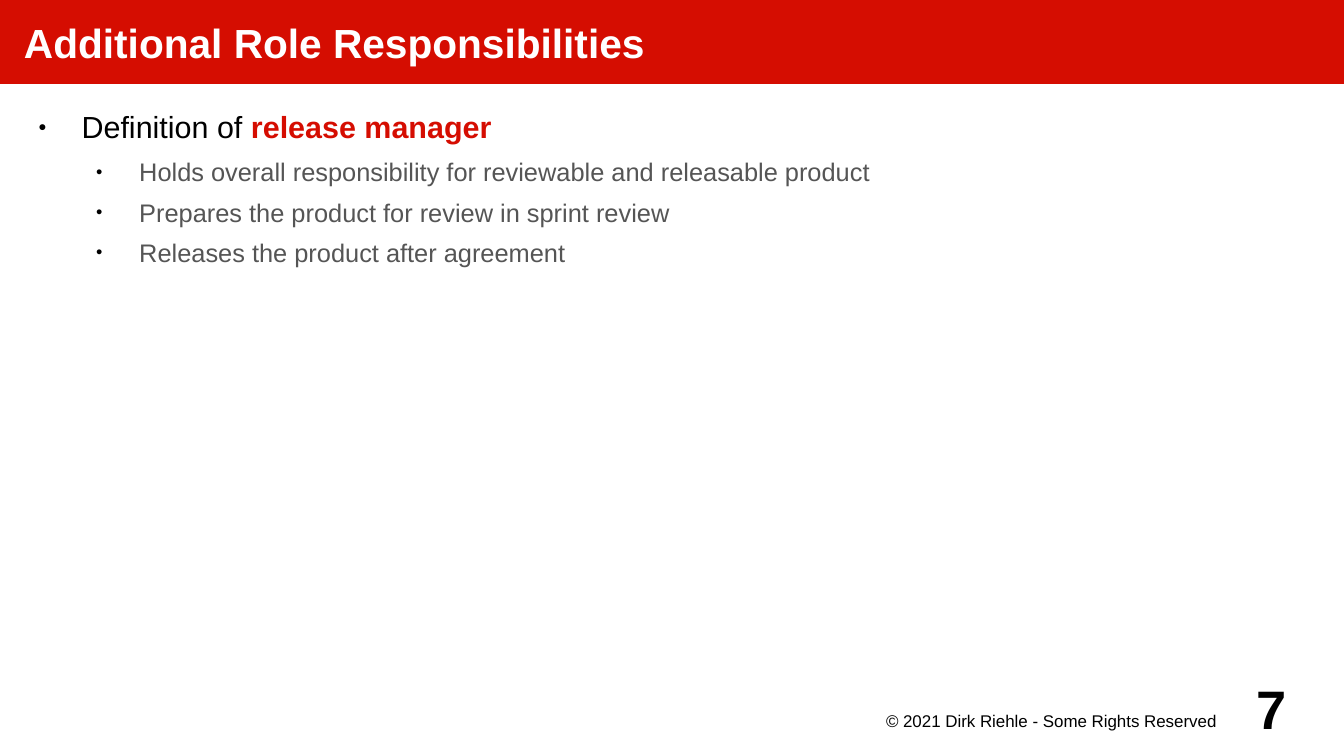
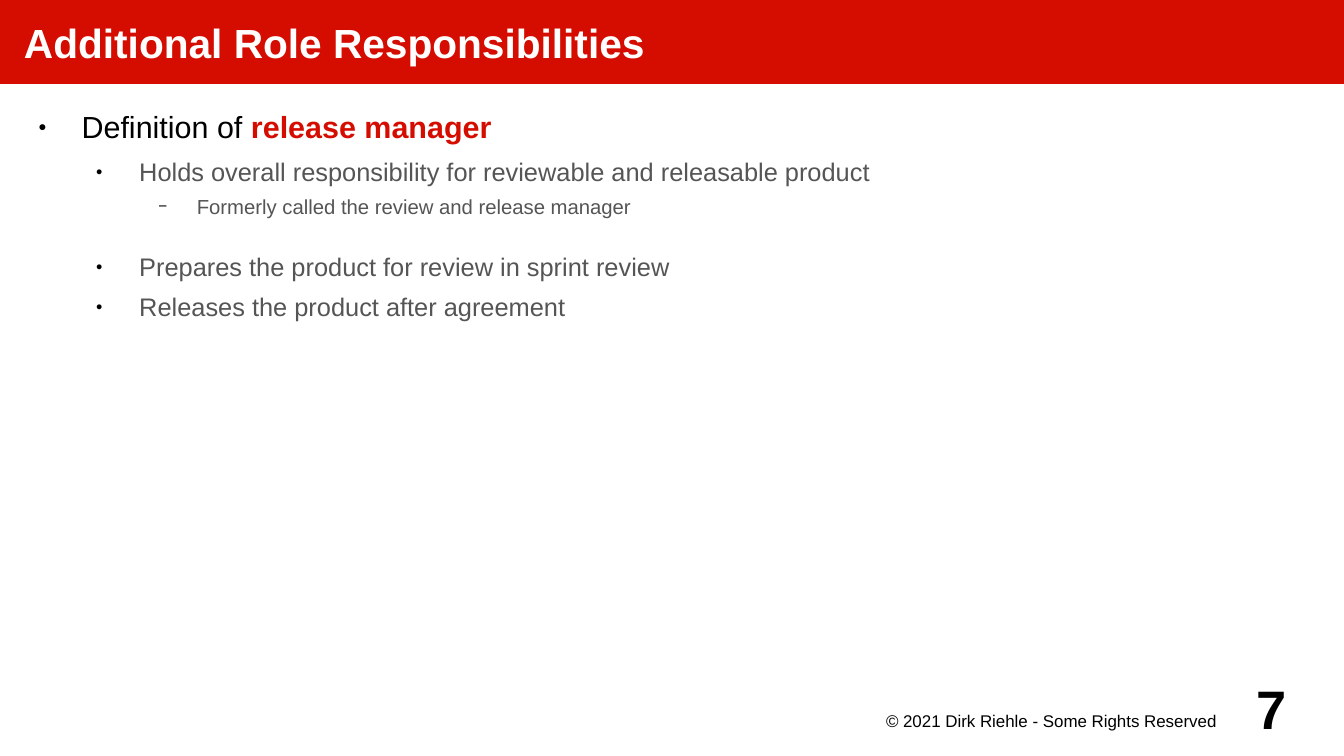
Before and after one commit to dirkriehle/amos-course, a slide deck: slide 7 of Lecture slides/AMOS B01 - Process Overview.odp. Drawn at 1344x756 pixels with LibreOffice and Linux fonts; fonts in the diff are those of the drawing. Boxes give left, top, right and bottom in pixels: in the first picture for what was removed or moved away, otherwise in the second. Text is boxed around its words. In the diff, an @@ line names an element or a change of style, - is before the commit and + after.

```diff
--- a/Lecture slides/AMOS B01 - Process Overview.odp
+++ b/Lecture slides/AMOS B01 - Process Overview.odp
@@ text at [197,199,631,218]: paragraph added @@
+    − Formerly called the review and release manager
```
Also in this commit, not shown: 5 other files.
